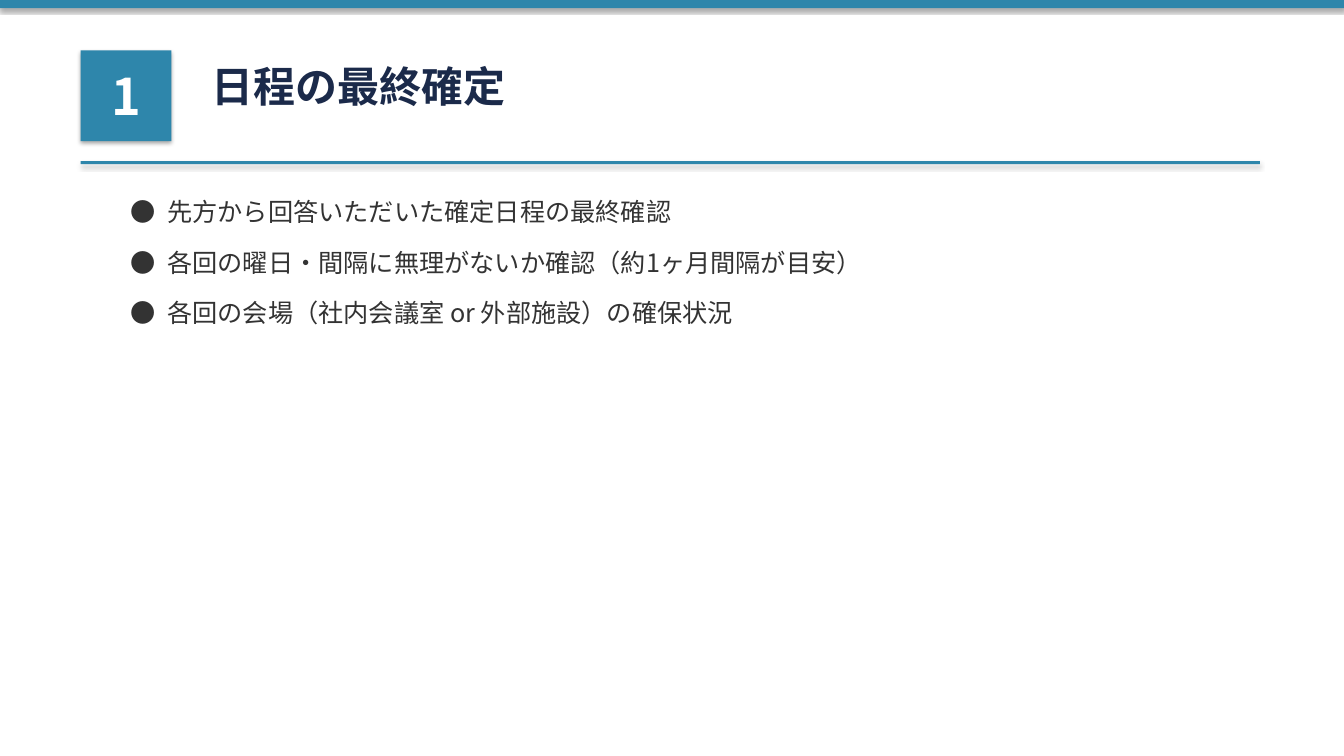
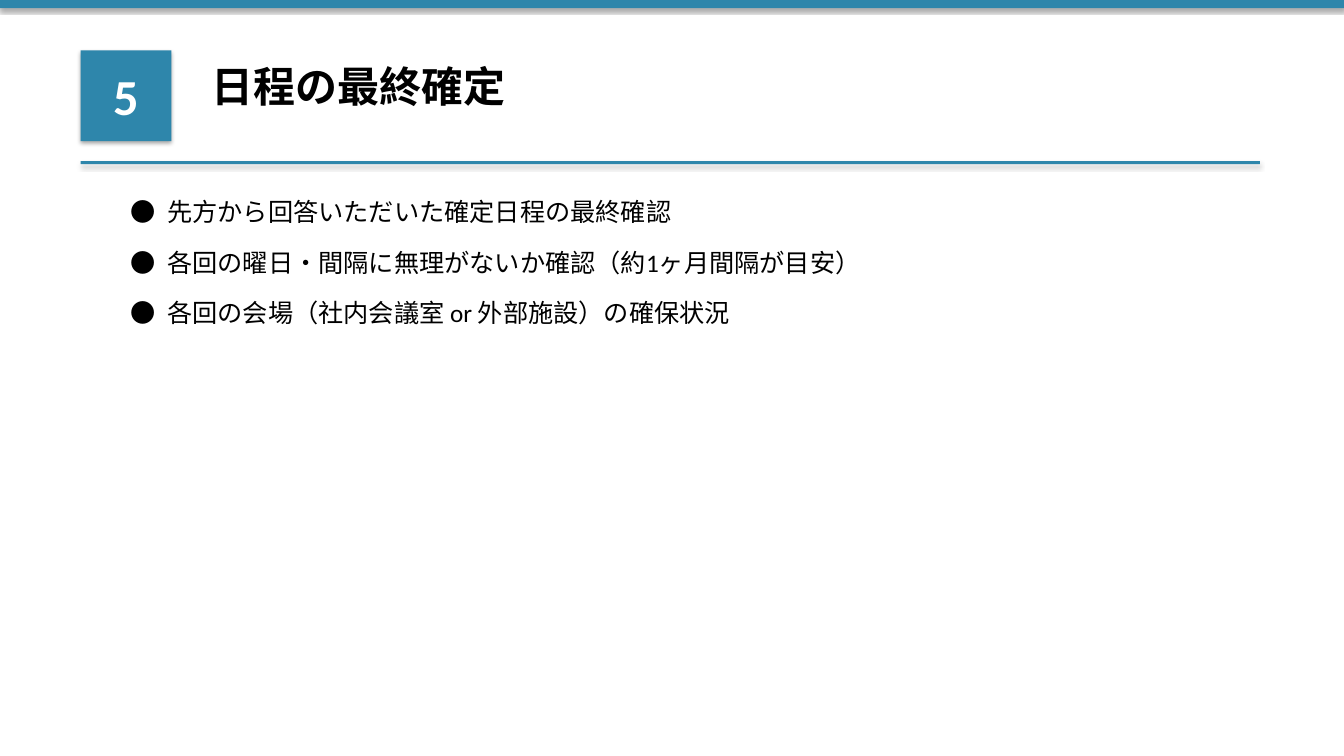
Before and after one commit to ennoshita-inc/training-taiko-kanri, a slide deck: slide 7 of clients/大晃産業/03_日程調整/【アジェンダ】20260323_打合せ.pptx (slide 3 before the commit). Drawn at 1344x756 pixels with LibreOffice and Linux fonts; fonts in the diff are those of the drawing. Boxes give left, top, right and bottom in pixels: in the first picture for what was removed or moved away, otherwise in the second. Text is boxed around its words. In the diff, an @@ line names an element or a change of style, - is before the commit and + after.

```diff
--- a/clients/大晃産業/03_日程調整/【アジェンダ】20260323_打合せ.pptx
+++ b/clients/大晃産業/03_日程調整/【アジェンダ】20260323_打合せ.pptx
@@ text "日程の最終確定" at [211, 66, 505, 106]: font Noto Sans CJK JP to Calibri, text colour #1B2A4A to #000000 @@
@@ text in rectangle at [113, 82, 139, 116]: text changed; font Noto Sans CJK JP to Calibri @@
-1
+5
@@ font Noto Sans CJK JP to Calibri, text colour #333333 to #000000 in 3 elements at [167, 199, 671, 223], [167, 250, 860, 275], [167, 300, 730, 325] @@
```
Also in this commit, not shown: 13 other slides changed, 3 slides added, 1 slide removed, 2 other files.
